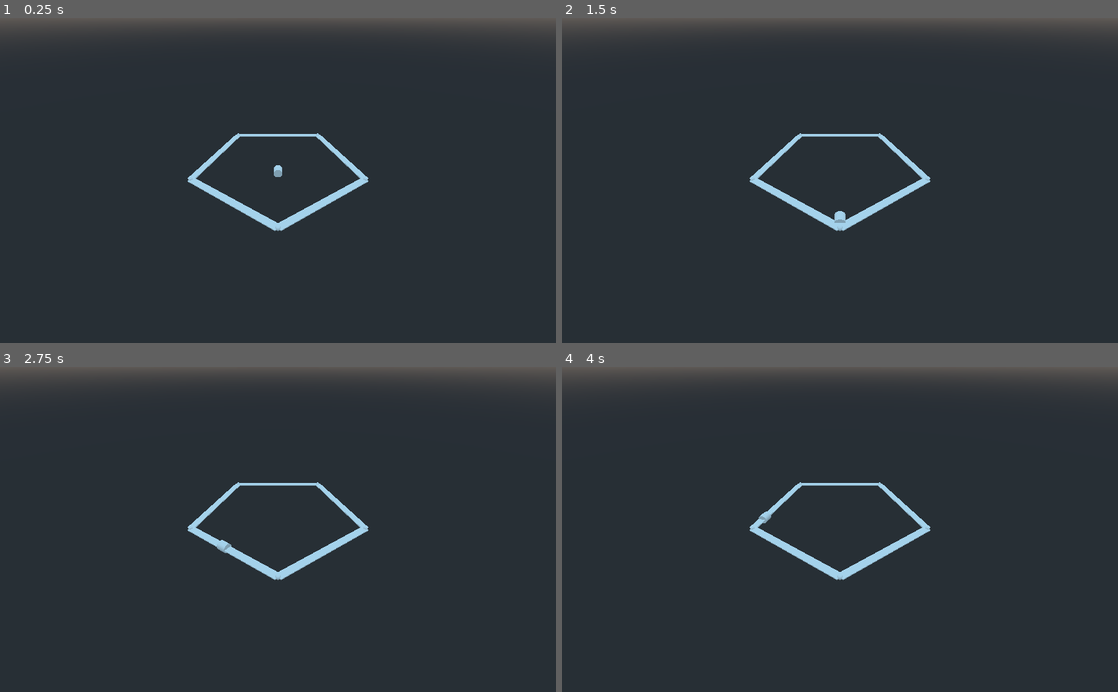
Above: before the commit, frames 1-4 (two rows, left to right).
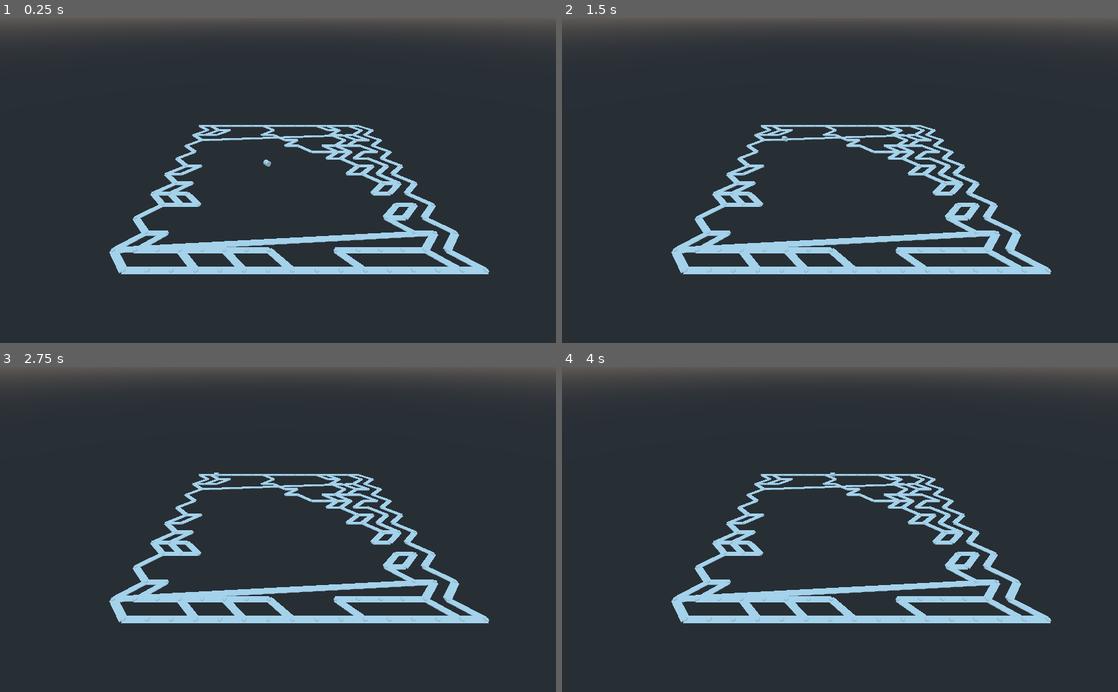
Above: after the commit, the same moments.

Repository: lauristephani/ld50
Game: Godot game, scene res://TrainGame.tscn
Same seed, same stepped clock (60 frames per second), same inputs: the game is played once before the commit and once after it.
Inputs (mouse positions are in pixels of both pictures, inside the frame that each line leads up to):
- Up to frame 1 (0.25 s): no input
- Up to frame 2 (1.5 s): move the mouse to (962, 164) at 0.52 s; click (962, 164) at 0.67 s; move the mouse to (728, 196) at 1.27 s; click (728, 196) at 1.42 s
- Up to frame 3 (2.75 s): move the mouse to (333, 458) at 2.02 s; click (333, 458) at 2.17 s
- Up to frame 4 (4 s): move the mouse to (812, 594) at 2.77 s; click (812, 594) at 2.92 s; move the mouse to (1006, 578) at 3.52 s; click (1006, 578) at 3.67 s

The runs differ from the first frame. In frame 1, 8.3% of the frame differs, in the area x 19-88%, y 32-79%; in frame 2, 8.3%; in frame 3, 8.3%; in frame 4, 8.3%.

Commit message:
Random generation

Diff:
--- a/3D/RailNetwork.gd
+++ b/3D/RailNetwork.gd
@@ -5,21 +5,44 @@
 # var b = "text"
 onready var rail_node_prefab = preload("res://RailNode.tscn")
 onready var rail_prefab = preload("res://Rail.tscn")
+var nodes = []
+var grid = {}
+var grid_size = 15
+var cell_size = 5
 
 # Called when the node enters the scene tree for the first time.
 func _ready():
-	var number_of_nodes = 5
-	var nodes = []
-	for i in number_of_nodes:
-		var node = rail_node_prefab.instance()
-		add_child(node)
-		var angle = (i as float) / (number_of_nodes as float) * 6.28318
-		node.transform.origin = Vector3(sin(angle) * 20, 0, cos(angle) * 20)
-		nodes.append(node)
-		if i > 0:
-			nodes[i].next.append(nodes[i - 1])
-	nodes[0].next.append(nodes[number_of_nodes - 1])
+	randomize()
 
+	for index in grid_size:
+		create_node_at(index, 0)
+	for index in grid_size:
+		create_node_at(grid_size, index)
+	for index in grid_size:
+		create_node_at(grid_size - index, grid_size)
+	for index in grid_size:
+		create_node_at(0, grid_size - index)
+
+	for index in nodes.size():
+		var current = nodes[index]
+		var next = nodes[(index + 1) % nodes.size()];
+		chain_node(current, next)
+
+#	var random_node = nodes[randi() % nodes.size()]
+#	var direction = get_random_direction_for_position(random_node.grid_position)
+#	step_in_direction(random_node.grid_position, direction, grid_size)
+
+	for branch in 40:
+		var random_node = nodes[randi() % nodes.size()]
+		var current_step = random_node.grid_position
+		var prev_step = random_node.prev[0].grid_position
+		for i in 100:
+			var step = random_inner_step(current_step, prev_step)
+			if step.result:
+				break
+			else:
+				prev_step = current_step
+				current_step = step.current
 
 	for node in nodes:
 		for next_node in node.next:
@@ -29,3 +52,91 @@
 			node.add_child(rail_instance)
 			rail_instance.scale.z = gap_length/2
 			rail_instance.look_at(next_node.transform.origin, Vector3.UP)
+
+func to_tile_index(x, y):
+	return y * grid_size + x
+
+func position_to_tile_index(position):
+	return to_tile_index(position.x, position.y)
+
+func from_tile_index(index):
+	return {x = index % grid_size, y = index / grid_size}
+
+func is_in(position):
+	return position.x >= 0 && position.y >= 0 && position.x < grid_size && position.y < grid_size
+
+func create_node_at(x, y):
+		var node = rail_node_prefab.instance()
+		var decal =  - grid_size * cell_size / 2
+		add_child(node)
+		nodes.append(node)
+		node.transform.origin = Vector3(x * cell_size + decal + (y % 2 * cell_size), 0, y * cell_size + decal)
+		grid[to_tile_index(x, y)] = node
+		node.grid_position = {x = x, y = y}
+		return node
+
+func get_random_direction():
+	var decal = randi() % 4
+	if decal == 0:
+		decal = {x = 1, y = 0}
+	elif decal == 1:
+		decal = {x = 0, y = 1}
+	elif decal == 2:
+		decal = {x = -1, y = 0}
+	elif decal == 3:
+		decal = {x = 0, y = -1}
+	return decal
+
+func get_random_direction_for_position(position):
+	var direction
+	for i in 10:
+		direction = get_random_direction()
+		var next_position = {x = position.x + direction.x, y = position.y + direction.y}
+		if !is_in(next_position):
+			continue
+
+		var direction_index = position_to_tile_index(next_position)
+		if !grid.has(direction_index):
+			return direction
+	return direction
+
+func random_inner_step(position, prev):
+	var current_node = grid[position_to_tile_index(position)]
+	var next_position
+	var decal = get_random_direction()
+	next_position = {x = position.x + decal.x, y = position.y + decal.y}
+	while !is_in(next_position) || (next_position.x == prev.x && next_position.y == prev.y):
+		decal = get_random_direction()
+		next_position = {x = position.x + decal.x, y = position.y + decal.y}
+
+	var next_index = position_to_tile_index(next_position)
+	if grid.has(next_index):
+		chain_node(current_node, grid[next_index])
+		chain_node(grid[next_index], current_node)
+		return {result = true}
+	else:
+		var next_node = create_node_at(next_position.x, next_position.y)
+		chain_node(current_node, next_node)
+		return {result = false, current = next_position}
+
+func step_in_direction(position, direction, nb_step):
+	var current_node = grid[position_to_tile_index(position)]
+	var next_position = {x = position.x + direction.x, y = position.y + direction.y}
+	var next_index = position_to_tile_index(next_position)
+	for st in nb_step:
+		if grid.has(next_index):
+			chain_node(current_node, grid[next_index])
+			chain_node(grid[next_index], current_node)
+			return {result = true}
+		else:
+			var next_node = create_node_at(next_position.x, next_position.y)
+			chain_node(current_node, next_node)
+			next_position = {x = next_position.x + direction.x, y = next_position.y + direction.y}
+			current_node = next_node
+
+	return {result = false, current = current_node.grid_position}
+
+
+func chain_node(prev_node, next_node):
+	prev_node.next.append(next_node)
+	next_node.prev.append(prev_node)
--- a/3D/RailNode.gd
+++ b/3D/RailNode.gd
@@ -1,7 +1,8 @@
 extends Area
 
-
+var grid_position = {}
 var next = []
+var prev = []
 var next_index = 0
 
 # Called when the node enters the scene tree for the first time.
@@ -15,4 +16,6 @@
 		print("next index " + str(next_index))
 
 func get_next_node():
+	if next.size() == 0:
+		return self
 	return next[next_index]
--- a/3D/TrainGame.tscn
+++ b/3D/TrainGame.tscn
@@ -14,7 +14,7 @@
 
 [node name="Train" type="Spatial" parent="."]
 script = ExtResource( 1 )
-speed = 12.0
+speed = 22.0
 
 [node name="CSGMesh" type="CSGMesh" parent="Train"]
 transform = Transform( 1, 0, 0, 0, -4.37114e-08, -1, 0, 1, -4.37114e-08, 0, 0, 0 )
@@ -22,5 +22,6 @@
 material = SubResource( 2 )
 
 [node name="Camera" type="Camera" parent="."]
-transform = Transform( 1, 0, 0, 0, 0.804407, 0.594079, 0, -0.594079, 0.804407, 0, 29.0387, 45.8749 )
+transform = Transform( 1, 0, 0, 0, 0.804407, 0.594079, 0, -0.594079, 0.804407, 0, 42.8056, 64.5159 )
 fov = 71.4893
+far = 8192.0
